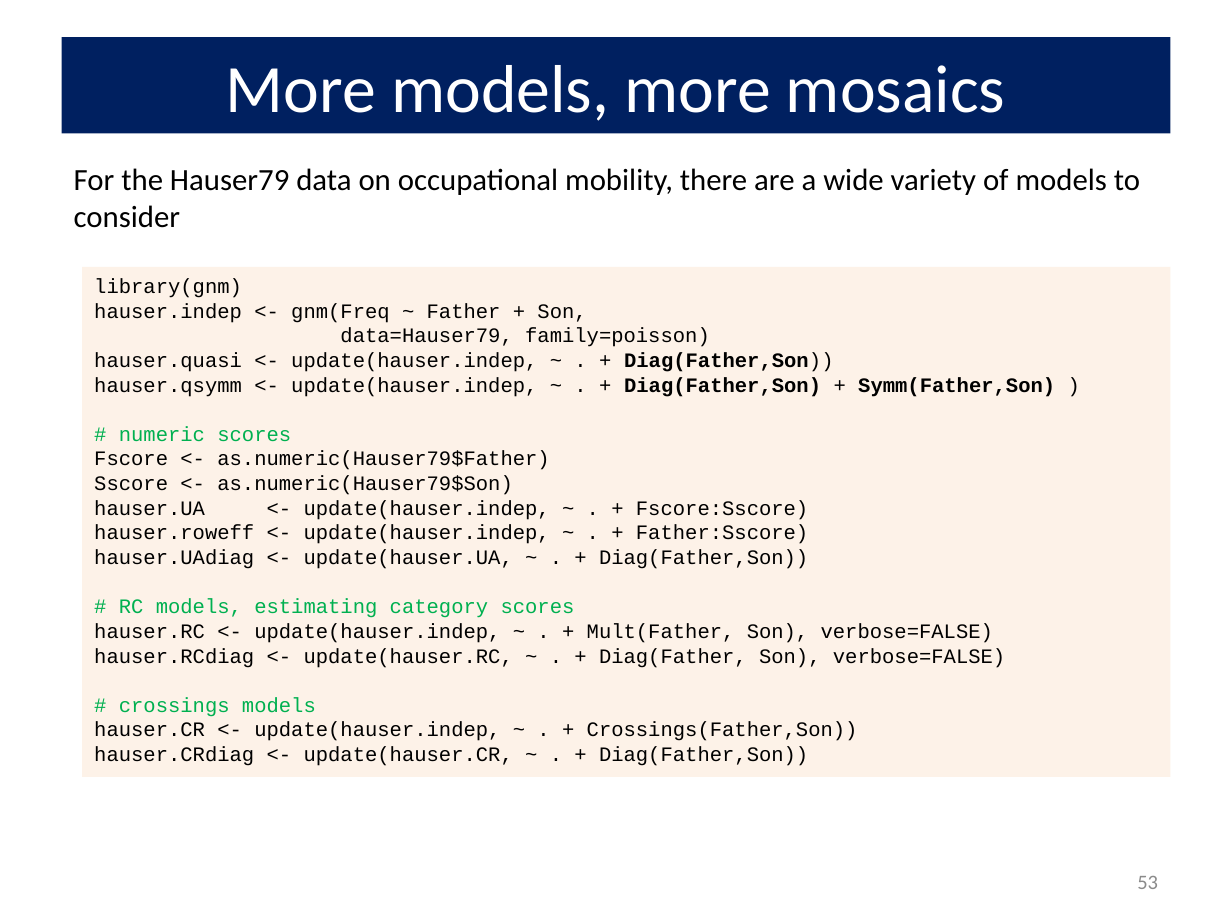
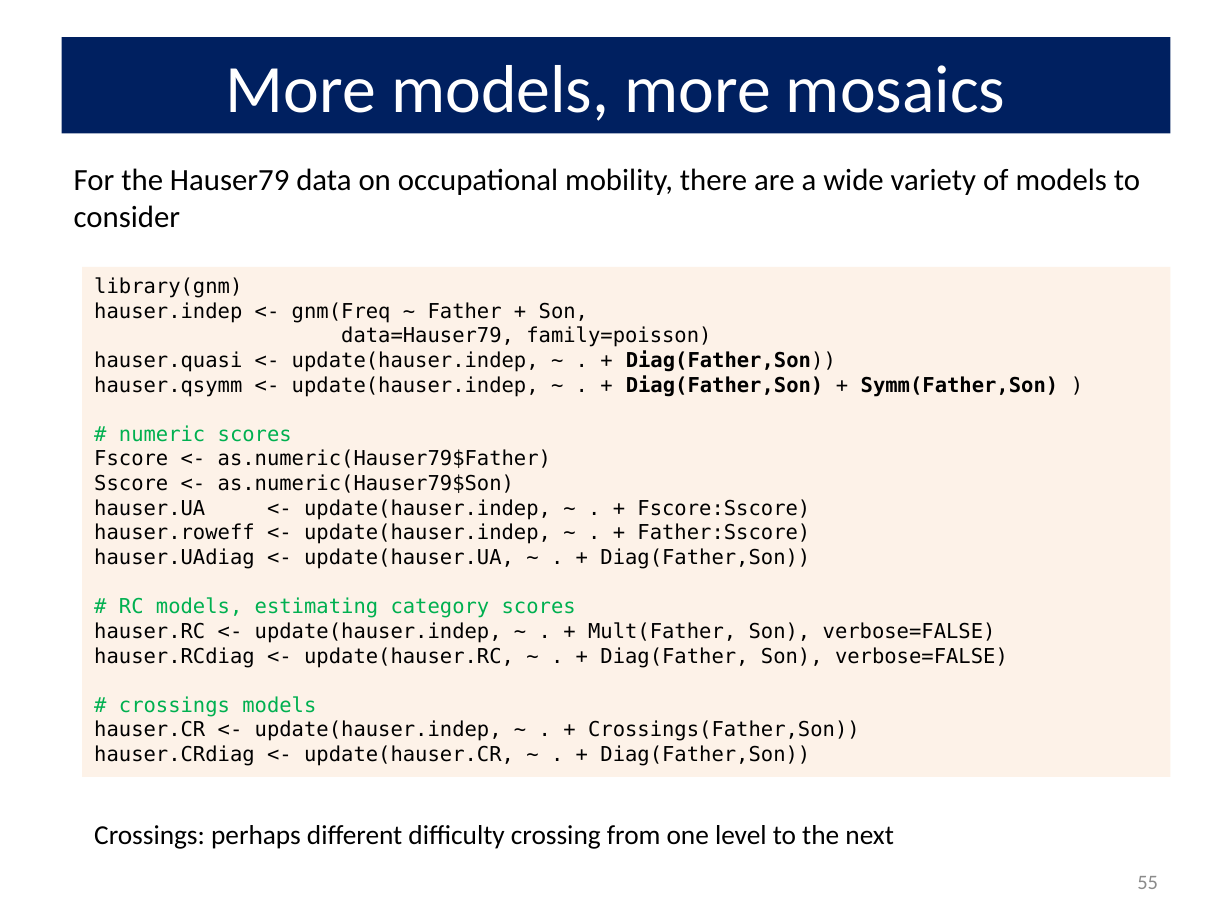
Before and after one commit to friendly/psy6136, a slide deck: slide 55 of docs/lectures/08-Loglin2.pptx (slide 53 before the commit). Drawn at 1232x924 pixels with LibreOffice and Linux fonts; fonts in the diff are those of the drawing. Boxes give left, top, right and bottom in pixels: in the first picture for what was removed or moved away, otherwise in the second. Text is boxed around its words. In the diff, an @@ line names an element or a change of style, - is before the commit and + after.

```diff
--- a/docs/lectures/08-Loglin2.pptx
+++ b/docs/lectures/08-Loglin2.pptx
@@ rectangle "library(gnm)" at [83, 267, 1170, 777]: font Courier New to DejaVu Sans Mono @@
@@ text added at [94, 825, 894, 849], 16 pt, text #000000 @@
+Crossings: perhaps different difficulty crossing from one level to the next
@@ page number at [1137, 876, 1158, 889]: text changed @@
-53
+55
```
Also in this commit, not shown: 30 other slides changed, 3 slides added, 26 other files.
